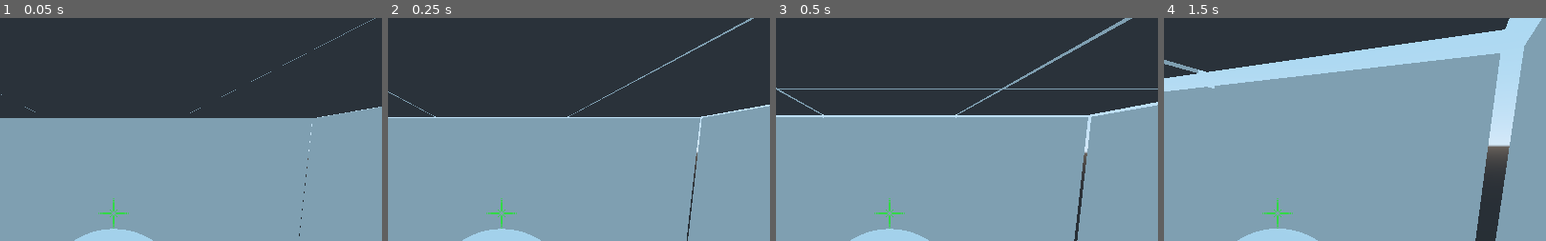
Above: before the commit, frames 1-4 (left to right).
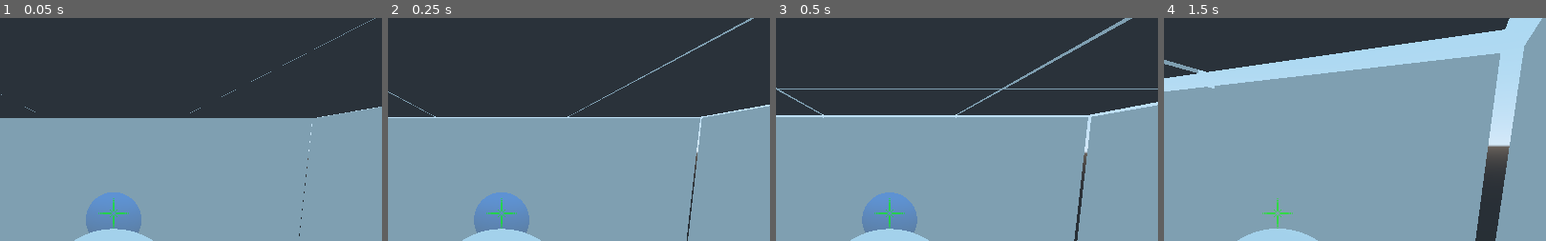
Above: after the commit, the same moments.

Repository: winston-yallow/leaps_and_bounds
Game: Godot game, scene res://levels/00_TestLevel.tscn
The game is run twice, just before and just after one commit, with the same random seed, the same clock (stepped at 60 frames per second) and the same inputs.
Inputs (mouse positions are % of the whole screen's width and height, from its top left):
- Up to frame 1 (0.05 s): no input
- Up to frame 2 (0.25 s): no input
- Up to frame 3 (0.5 s): no input
- Up to frame 4 (1.5 s): move the mouse to (55, 50) at 0.52 s; press the mouse at (55, 50) at 0.53 s; move the mouse to (45, 50) at 1.27 s; release the mouse at (45, 50) at 1.28 s; click (45, 50) at 1.35 s
The pictures show only the part of the screen within x 35-85%, y 6-56%; the shares and areas given below are measured in that part.

The runs differ from the first frame. In frame 1, 2.0% of the frame differs, in the area x 22-37%, y 78-97%; in frame 2, 2.0%; in frame 3, 1.9%; in frame 4, nothing differs.

Commit message:
Add visual target preview

Diff:
--- a/game/player/Player.gd
+++ b/game/player/Player.gd
@@ -20,6 +20,8 @@
 
 onready var cam_pivot := $CameraPivot
 onready var cam: Camera = $CameraPivot/ClippedCamera
+
+onready var target_preview: Spatial = $TargetPreview
 
 func _ready() -> void:
     Input.set_mouse_mode(Input.MOUSE_MODE_CAPTURED)
@@ -44,6 +46,7 @@
                     movement_target.get_global_transform().origin
                 )
                 movement_speed = (1 / distance) * speed
+                target_preview.visible = false
             else:
                 print("No movement target found")
 
@@ -67,8 +70,11 @@
                 ),
                 result.collider
             )
+            target_preview.global_transform = current_ray_target.get_global_transform()
+            target_preview.visible = true
         else:
             current_ray_target = null
+            target_preview.visible = false
 
         global_transform.origin = movement_target.get_global_transform().origin
 
--- a/game/player/Player.tscn
+++ b/game/player/Player.tscn
@@ -6,6 +6,14 @@
 [sub_resource type="SphereMesh" id=1]
 radius = 0.5
 height = 1.0
+
+[sub_resource type="SphereMesh" id=2]
+radius = 0.4
+height = 0.8
+
+[sub_resource type="SpatialMaterial" id=3]
+flags_transparent = true
+albedo_color = Color( 0.27451, 0.643137, 1, 0.533333 )
 
 [node name="Player" type="Spatial"]
 script = ExtResource( 1 )
@@ -19,6 +27,10 @@
 [node name="MeshInstance" type="MeshInstance" parent="."]
 mesh = SubResource( 1 )
 material/0 = null
+
+[node name="TargetPreview" type="MeshInstance" parent="."]
+mesh = SubResource( 2 )
+material/0 = SubResource( 3 )
 
 [node name="CanvasLayer" type="CanvasLayer" parent="."]
 
Not shown: 1 places in game/player/Player.tscn that only renumber resources
